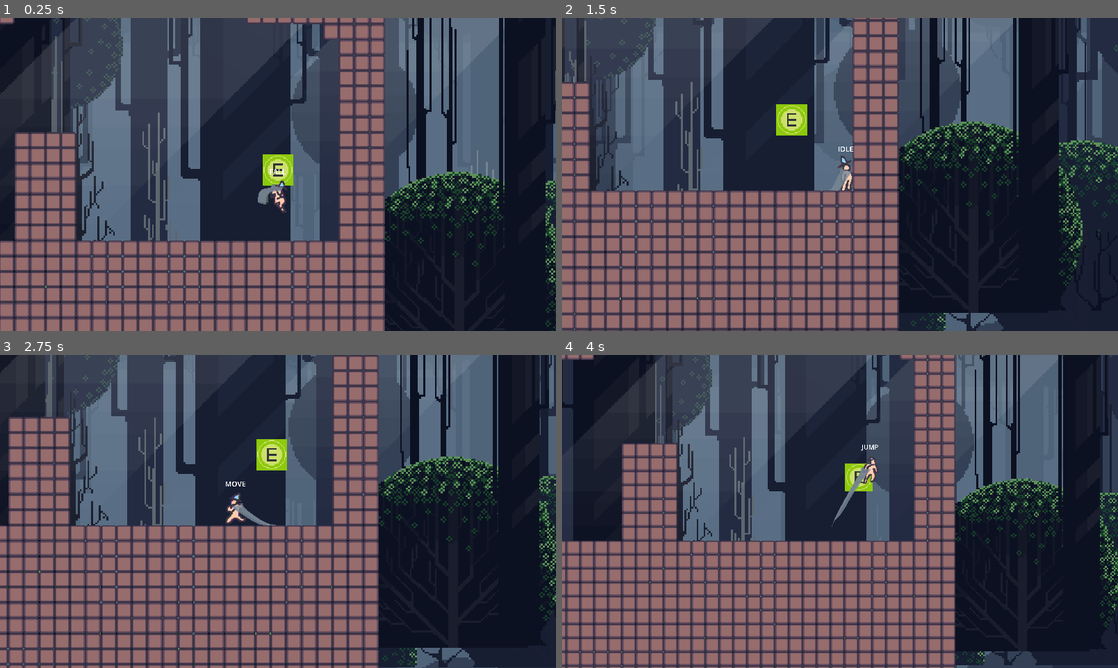
Above: before the commit, frames 1-4 (two rows, left to right).
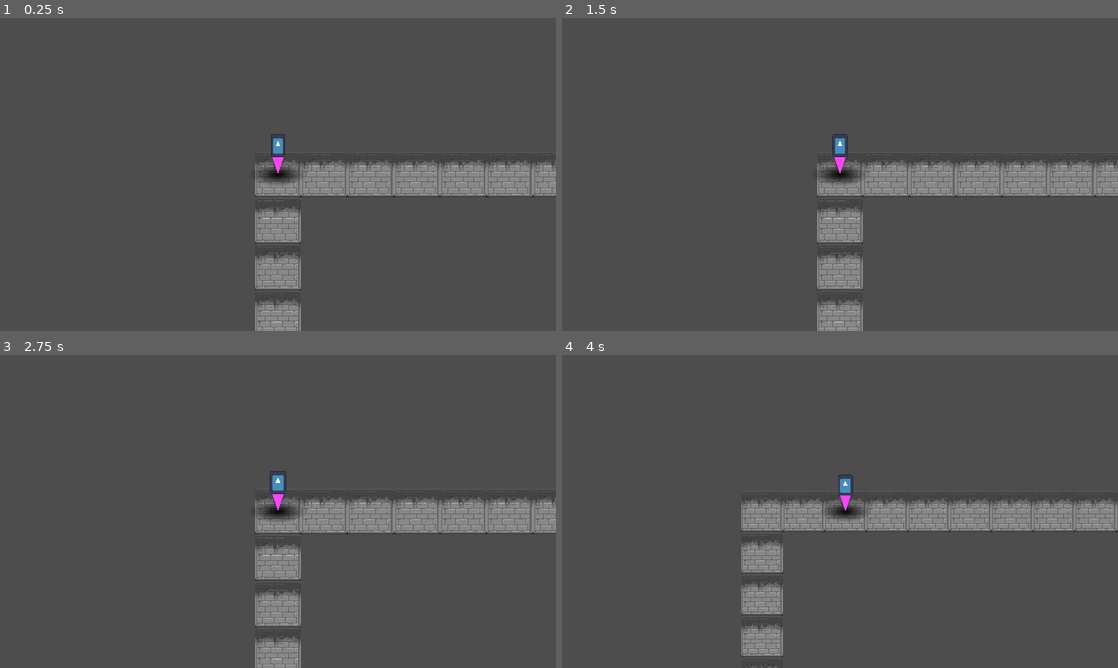
Above: after the commit, the same moments.

Repository: DennisFan11/Runeopoly
Game: Godot game, scene res://UnitTest/GameLoopFSM/GameLoopFSM_UnitTest.tscn
Same seed, same stepped clock (60 frames per second), same inputs: the game is played once before the commit and once after it. The engine's default icon, where the game draws it, is replaced by a stand-in: a white triangle on a blue panel in a dark square.
Inputs (mouse positions are in pixels of both pictures, inside the frame that each line leads up to):
- Up to frame 1 (0.25 s): no input
- Up to frame 2 (1.5 s): move the mouse to (962, 158) at 0.52 s; hold D (right) 0.53-1.25 s; right-click (962, 158) at 0.6 s; click (962, 158) at 0.67 s; tap Space (jump) at 0.77 s; drag from (728, 190) to (845, 168) at 1.27 s
- Up to frame 3 (2.75 s): move the mouse to (333, 442) at 2.02 s; hold A (left) from 2.03 s (still down); hold Shift (grab) from 2.03 s (still down)
- Up to frame 4 (4 s): release A (left) at 2.75 s; release Shift (grab) at 2.75 s; drag from (812, 574) to (673, 464) at 2.77 s; move the mouse to (1006, 558) at 3.52 s; hold D (right) from 3.53 s (still down); hold Mouse wheel down (zoom_out) from 3.53 s (still down); tap Space (jump) at 3.77 s

The runs differ from the first frame. In frame 1, 86% of the frame differs, in the area x 0-100%, y 0-100%; in frame 2, 87%; in frame 3, 87%; in frame 4, 88%.

Commit message:
normal save 07-2024-11_8-38

Diff:
--- a/UnitTest/GameLoopFSM/game_loop_fsm_unit_test.gd
+++ b/UnitTest/GameLoopFSM/game_loop_fsm_unit_test.gd
@@ -1,6 +1,6 @@
 extends Node2D
 func _ready():
-	Setting.set_all_time(0.3)
+	#Setting.set_all_time(0.3)
 	$GameLoopFSM.LOOP_ENTER()
 func _input(event):
 	if event.is_action_pressed("zoom_in"):
